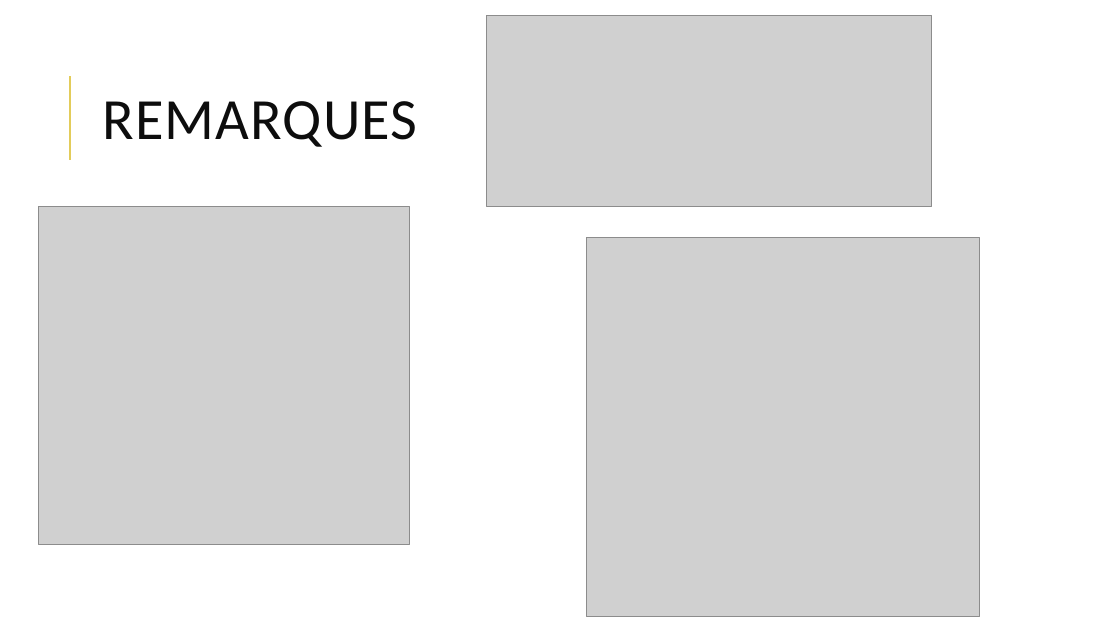
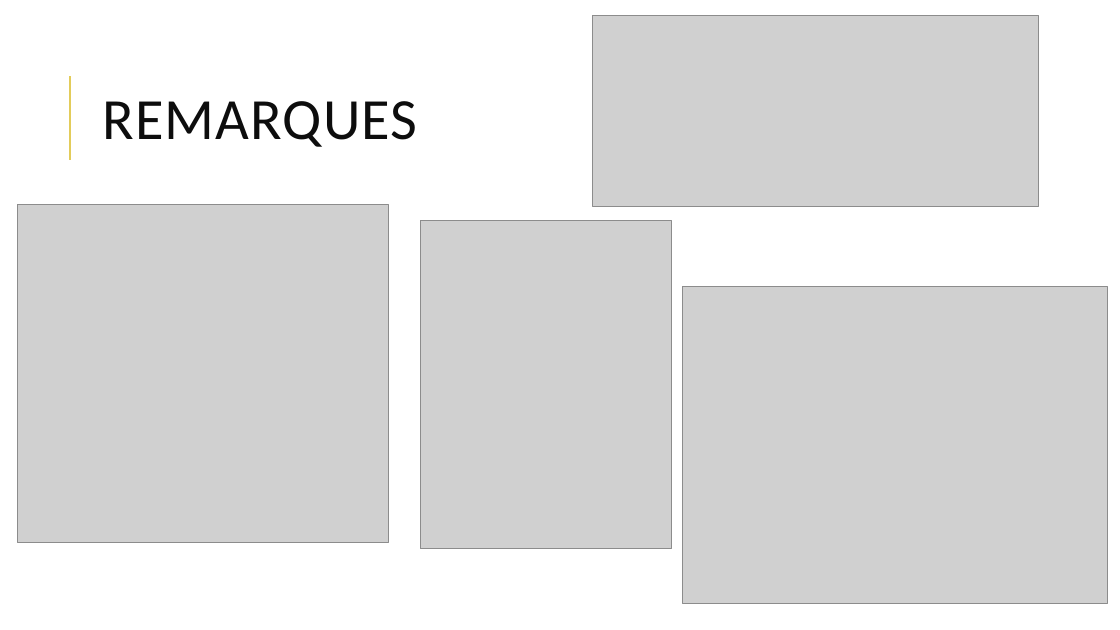
Before and after one commit to git21git/WEB_Project, a slide deck: slide 7 of Презентация WEB.pptx. Drawn at 1120x630 pixels with LibreOffice and Linux fonts; fonts in the diff are those of the drawing; grey boxes stand for pictures. Boxes give left, top, right and bottom in pixels: in the first picture for what was removed or moved away, otherwise in the second. Text is boxed around its words. In the diff, an @@ line names an element or a change of style, - is before the commit and + after.

```diff
--- a/Презентация WEB.pptx
+++ b/Презентация WEB.pptx
@@ picture moved from (x1=486, y1=15, x2=932, y2=207) to (x1=593, y1=15, x2=1038, y2=207) @@
@@ picture moved from (x1=39, y1=207, x2=409, y2=545) to (x1=18, y1=204, x2=388, y2=543) @@
@@ picture added at (x1=420, y1=221, x2=672, y2=549) @@
@@ picture removed at (x1=586, y1=238, x2=980, y2=617) @@
@@ picture added at (x1=683, y1=287, x2=1107, y2=604) @@
```
Also in this commit, not shown: 3 other slides changed, 3 other files.
